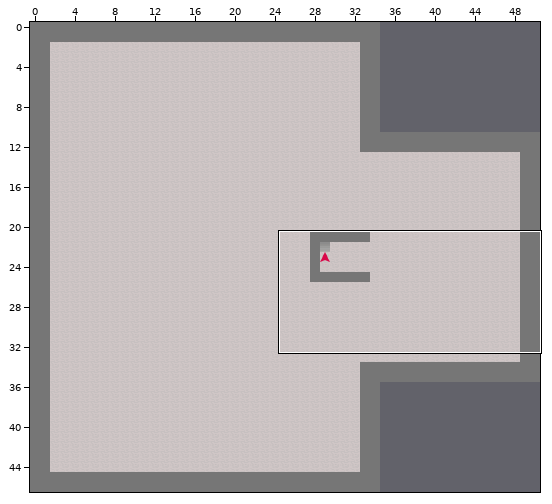
One commit to this Tiled map: map/roof_floor.tmx. The picture above shows the old version from afar; the outline marks the close-up.
Close-up. Before:
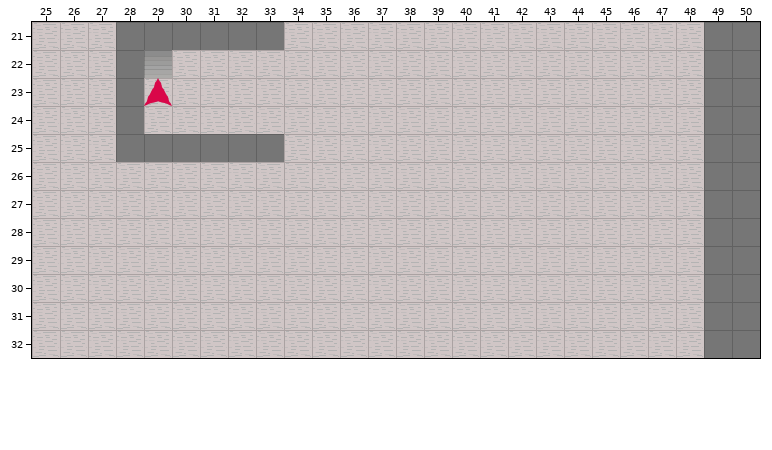
Cells are 32x32 px. Shown: x 25..50, y 21..32. The commit also changed other parts of the map, which this record leaves out.
Once edited:
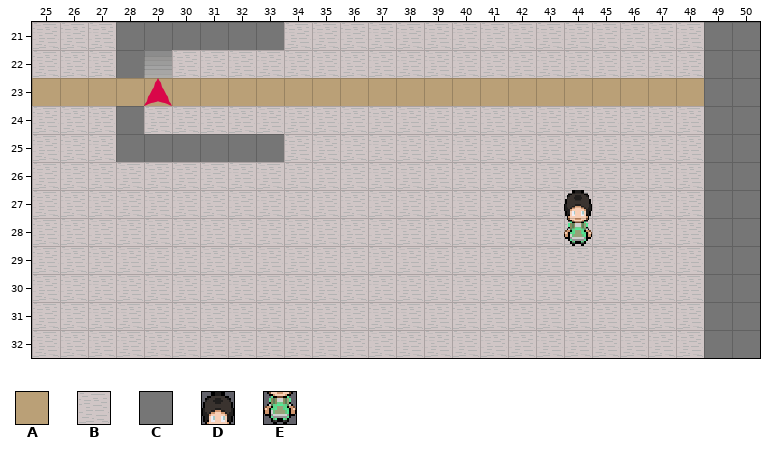
Key: from "floors_tiled_ready": A 3, B 12, C 13; from "objects_teacher": D 20, E 34.
_ is an empty cell.
Diff:
Layer "base":
Tile B gives way to tile A in row 23 at x 25 to 27 and 29 to 48.
Tile C gives way to tile A in row 23 at x 28.
Layer "objects":
The edit adds tile D in row 27 at x 44.
The edit adds tile E in row 28 at x 44.
Pixel boxes of the changes (left, top, right, bottom) in both close-ups:
changed: (32, 78, 704, 106)
added: (564, 190, 592, 246)
